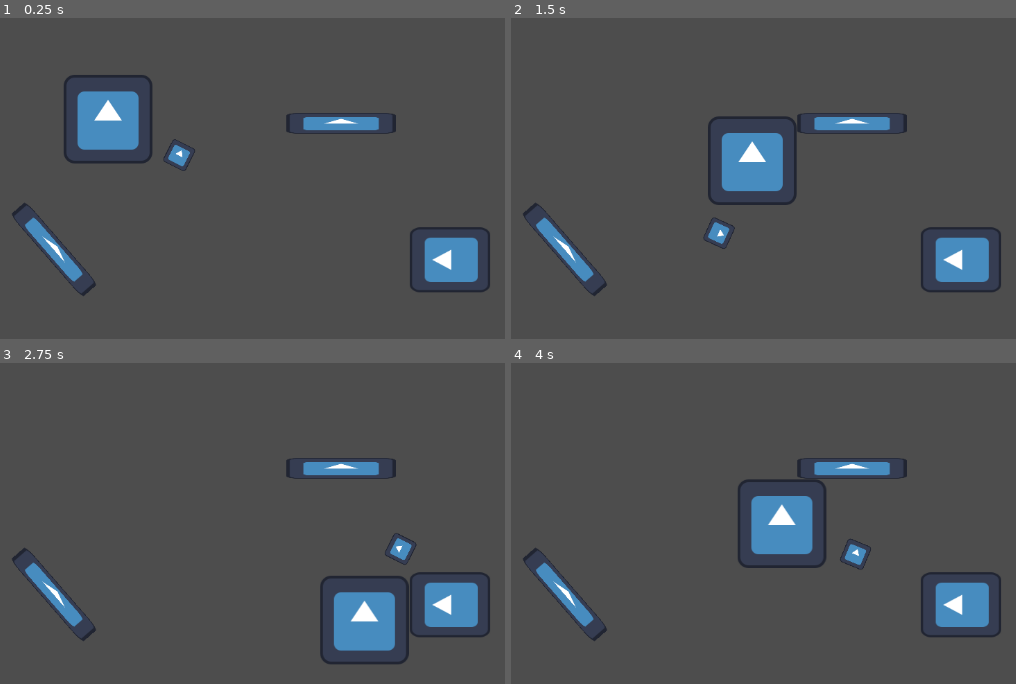
Above: before the commit, frames 1-4 (two rows, left to right).
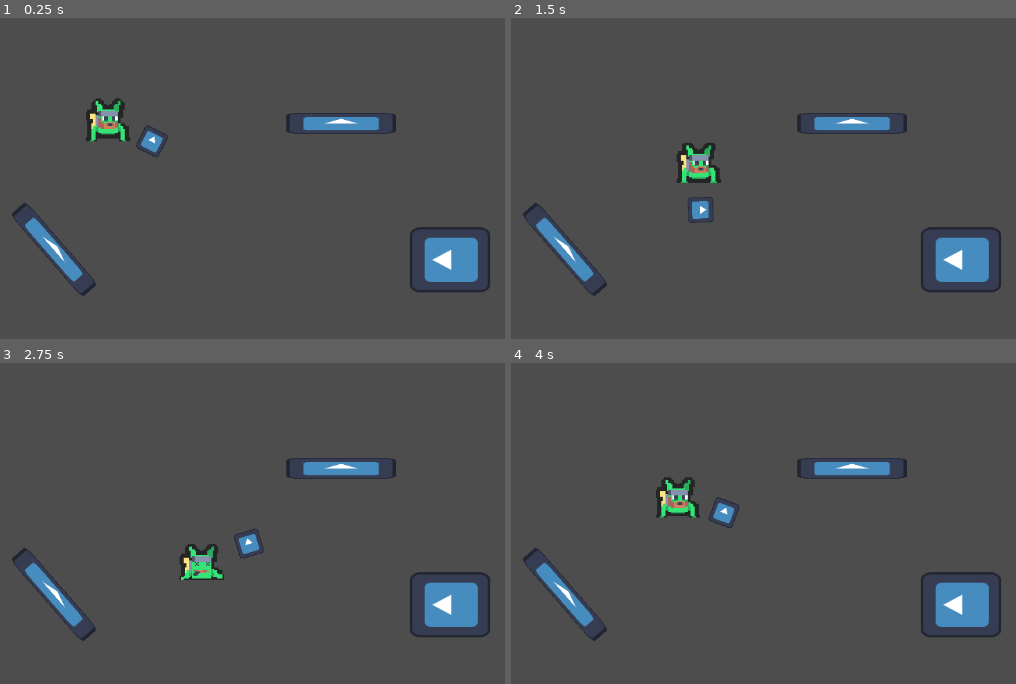
Above: after the commit, the same moments.

Repository: naixsu/CROCPNG
Game: Godot game, scene res://Scenes/Testing/NaixTestScenes/NaixTestScene.tscn
Same seed, same stepped clock (60 frames per second), same inputs: the game is played once before the commit and once after it. The engine's default icon, where the game draws it, is replaced by a stand-in: a white triangle on a blue panel in a dark square.
Inputs (mouse positions are in pixels of both pictures, inside the frame that each line leads up to):
- Up to frame 1 (0.25 s): no input
- Up to frame 2 (1.5 s): tap Enter (ui_accept) at 0.5, 0.6, 0.77, 1.07 s; move the mouse to (outside the picture) at 0.52 s; hold D (Right) 0.53-1.28 s; move the mouse to (702, 265) at 1.27 s; hold S (Down) from 1.28 s (still down); click (702, 265) at 1.35 s
- Up to frame 3 (2.75 s): tap Enter (ui_accept) at 1.52, 1.55, 1.82, 2.1 s; move the mouse to (429, 488) at 2.02 s; release S (Down) at 2.03 s; hold D (Right) from 2.03 s (still down)
- Up to frame 4 (4 s): move the mouse to (824, 677) at 2.77 s; release D (Right) at 2.78 s; hold W (Up) 2.78-3.53 s; click (824, 677) at 2.85 s; tap Enter (ui_accept) at 3.02, 3.05, 3.32, 3.6, 3.77 s; move the mouse to (outside the picture) at 3.52 s; hold A (Left) from 3.53 s (still down)

The runs differ from the first frame. In frame 1, 3.3% of the frame differs, in the area x 12-39%, y 17-48%; in frame 2, 4.0%; in frame 3, 4.1%; in frame 4, 4.1%, in the area x 28-72%, y 35-65%.

Commit message:
Initial player movement

Diff:
--- a/Scenes/Player/Player.tscn
+++ b/Scenes/Player/Player.tscn
@@ -1,24 +1,156 @@
-[gd_scene load_steps=4 format=3 uid="uid://bgucyml2yx36p"]
+[gd_scene load_steps=23 format=3 uid="uid://bgucyml2yx36p"]
 
 [ext_resource type="Texture2D" uid="uid://gxnhy48xdgac" path="res://icon.svg" id="1_57ol8"]
 [ext_resource type="Script" path="res://Scripts/Player/Player.gd" id="1_xmmu7"]
+[ext_resource type="Texture2D" uid="uid://7trsw0omcww3" path="res://Assets/Sprites/Player/player_death.png" id="2_d5q0t"]
+[ext_resource type="Texture2D" uid="uid://dxjulnx8uck65" path="res://Assets/Sprites/Player/player_idle.png" id="2_fr50t"]
+[ext_resource type="Texture2D" uid="uid://clug3m78gurbu" path="res://Assets/Sprites/Player/player_run.png" id="4_jtc5i"]
 
-[sub_resource type="RectangleShape2D" id="RectangleShape2D_j0rlf"]
-size = Vector2(130, 128)
+[sub_resource type="AtlasTexture" id="AtlasTexture_ma3u8"]
+atlas = ExtResource("2_d5q0t")
+region = Rect2(0, 0, 32, 32)
+
+[sub_resource type="AtlasTexture" id="AtlasTexture_02d6t"]
+atlas = ExtResource("2_d5q0t")
+region = Rect2(32, 0, 32, 32)
+
+[sub_resource type="AtlasTexture" id="AtlasTexture_1fr8k"]
+atlas = ExtResource("2_d5q0t")
+region = Rect2(64, 0, 32, 32)
+
+[sub_resource type="AtlasTexture" id="AtlasTexture_hu7mb"]
+atlas = ExtResource("2_d5q0t")
+region = Rect2(96, 0, 32, 32)
+
+[sub_resource type="AtlasTexture" id="AtlasTexture_nnfct"]
+atlas = ExtResource("2_d5q0t")
+region = Rect2(128, 0, 32, 32)
+
+[sub_resource type="AtlasTexture" id="AtlasTexture_c66sq"]
+atlas = ExtResource("2_d5q0t")
+region = Rect2(160, 0, 32, 32)
+
+[sub_resource type="AtlasTexture" id="AtlasTexture_vepcb"]
+atlas = ExtResource("2_d5q0t")
+region = Rect2(192, 0, 32, 32)
+
+[sub_resource type="AtlasTexture" id="AtlasTexture_th7rg"]
+atlas = ExtResource("2_fr50t")
+region = Rect2(0, 0, 32, 32)
+
+[sub_resource type="AtlasTexture" id="AtlasTexture_y7ycd"]
+atlas = ExtResource("2_fr50t")
+region = Rect2(32, 0, 32, 32)
+
+[sub_resource type="AtlasTexture" id="AtlasTexture_01nmv"]
+atlas = ExtResource("2_fr50t")
+region = Rect2(64, 0, 32, 32)
+
+[sub_resource type="AtlasTexture" id="AtlasTexture_5563e"]
+atlas = ExtResource("2_fr50t")
+region = Rect2(96, 0, 32, 32)
+
+[sub_resource type="AtlasTexture" id="AtlasTexture_k8pxv"]
+atlas = ExtResource("4_jtc5i")
+region = Rect2(0, 0, 32, 32)
+
+[sub_resource type="AtlasTexture" id="AtlasTexture_mba70"]
+atlas = ExtResource("4_jtc5i")
+region = Rect2(32, 0, 32, 32)
+
+[sub_resource type="AtlasTexture" id="AtlasTexture_83s37"]
+atlas = ExtResource("4_jtc5i")
+region = Rect2(64, 0, 32, 32)
+
+[sub_resource type="AtlasTexture" id="AtlasTexture_c5o82"]
+atlas = ExtResource("4_jtc5i")
+region = Rect2(96, 0, 32, 32)
+
+[sub_resource type="SpriteFrames" id="SpriteFrames_u23x5"]
+animations = [{
+"frames": [{
+"duration": 1.0,
+"texture": SubResource("AtlasTexture_ma3u8")
+}, {
+"duration": 1.0,
+"texture": SubResource("AtlasTexture_02d6t")
+}, {
+"duration": 1.0,
+"texture": SubResource("AtlasTexture_1fr8k")
+}, {
+"duration": 1.0,
+"texture": SubResource("AtlasTexture_hu7mb")
+}, {
+"duration": 1.0,
+"texture": SubResource("AtlasTexture_nnfct")
+}, {
+"duration": 1.0,
+"texture": SubResource("AtlasTexture_c66sq")
+}, {
+"duration": 1.0,
+"texture": SubResource("AtlasTexture_vepcb")
+}],
+"loop": false,
+"name": &"death",
+"speed": 8.0
+}, {
+"frames": [{
+"duration": 1.0,
+"texture": SubResource("AtlasTexture_th7rg")
+}, {
+"duration": 1.0,
+"texture": SubResource("AtlasTexture_y7ycd")
+}, {
+"duration": 1.0,
+"texture": SubResource("AtlasTexture_01nmv")
+}, {
+"duration": 1.0,
+"texture": SubResource("AtlasTexture_5563e")
+}],
+"loop": true,
+"name": &"idle",
+"speed": 10.0
+}, {
+"frames": [{
+"duration": 1.0,
+"texture": SubResource("AtlasTexture_k8pxv")
+}, {
+"duration": 1.0,
+"texture": SubResource("AtlasTexture_mba70")
+}, {
+"duration": 1.0,
+"texture": SubResource("AtlasTexture_83s37")
+}, {
+"duration": 1.0,
+"texture": SubResource("AtlasTexture_c5o82")
+}],
+"loop": true,
+"name": &"run",
+"speed": 10.0
+}]
+
+[sub_resource type="RectangleShape2D" id="RectangleShape2D_yqhsm"]
+size = Vector2(64, 58)
 
 [node name="Player" type="CharacterBody2D"]
 script = ExtResource("1_xmmu7")
 
+[node name="AnimatedSprite2D" type="AnimatedSprite2D" parent="."]
+texture_filter = 1
+scale = Vector2(2, 2)
+sprite_frames = SubResource("SpriteFrames_u23x5")
+animation = &"death"
+frame = 6
+frame_progress = 1.0
+
 [node name="CollisionShape2D" type="CollisionShape2D" parent="."]
-position = Vector2(0, -1)
-shape = SubResource("RectangleShape2D_j0rlf")
-
-[node name="Sprite2D" type="Sprite2D" parent="."]
-texture = ExtResource("1_57ol8")
+position = Vector2(0, 3)
+shape = SubResource("RectangleShape2D_yqhsm")
 
 [node name="GunRotation" type="Node2D" parent="."]
 
 [node name="Sprite2D" type="Sprite2D" parent="GunRotation"]
-position = Vector2(115, 0)
+z_index = 10
+position = Vector2(71, 0)
 scale = Vector2(0.285, 0.285)
 texture = ExtResource("1_57ol8")
--- a/Scripts/Player/Player.gd
+++ b/Scripts/Player/Player.gd
@@ -3,25 +3,53 @@
 # Export vars here
 @export var speed = 300
 
+# Onready vars here
+@onready var anim = $AnimatedSprite2D
+
 # Other global vars here
+var dead = false
+
+func _ready():
+	anim.play("idle")
+
 
 func _physics_process(delta):
-
 	var direction = Input.get_vector("Left", "Right", "Up", "Down")
 
-
-	update_gun_rotation()
 	if Input.is_action_just_pressed("Fire"):
 		fire()
 
+	velocity = direction * speed
 
-	velocity = direction * speed
-	move_and_slide()
+	if Input.is_action_just_pressed("ui_accept"):
+		dead = not dead
+		anim.play("death")
+
+	if not dead:
+		update_gun_rotation()
+		move_and_slide()
+		update_animation()
+
 
 func update_gun_rotation():
 	# Rotates the gun arrow according to the mouse position
 	$GunRotation.look_at(get_global_mouse_position())
 
+func update_animation():
+	flip_sprite()
+	# Updates player animation based on velocity
+	if velocity != Vector2.ZERO:
+		anim.play("run")
+	else:
+		anim.play("idle")
+
+func flip_sprite():
+	# Flipts the sprite depending on the mouse position
+	if get_global_mouse_position().x < global_position.x:
+		anim.flip_h = true
+	elif get_global_mouse_position().x > global_position.x:
+		anim.flip_h = false
+
 func fire():
 	# Add bullet methods here
 	print("Fire")
Binary file added: Assets/Sprites/Player/player_death.png
Not shown, added: Assets/Sprites/Player/player_death.png.import
Binary file added: Assets/Sprites/Player/player_idle.png
Not shown, added: Assets/Sprites/Player/player_idle.png.import
Binary file added: Assets/Sprites/Player/player_run.png
Not shown, added: Assets/Sprites/Player/player_run.png.import
